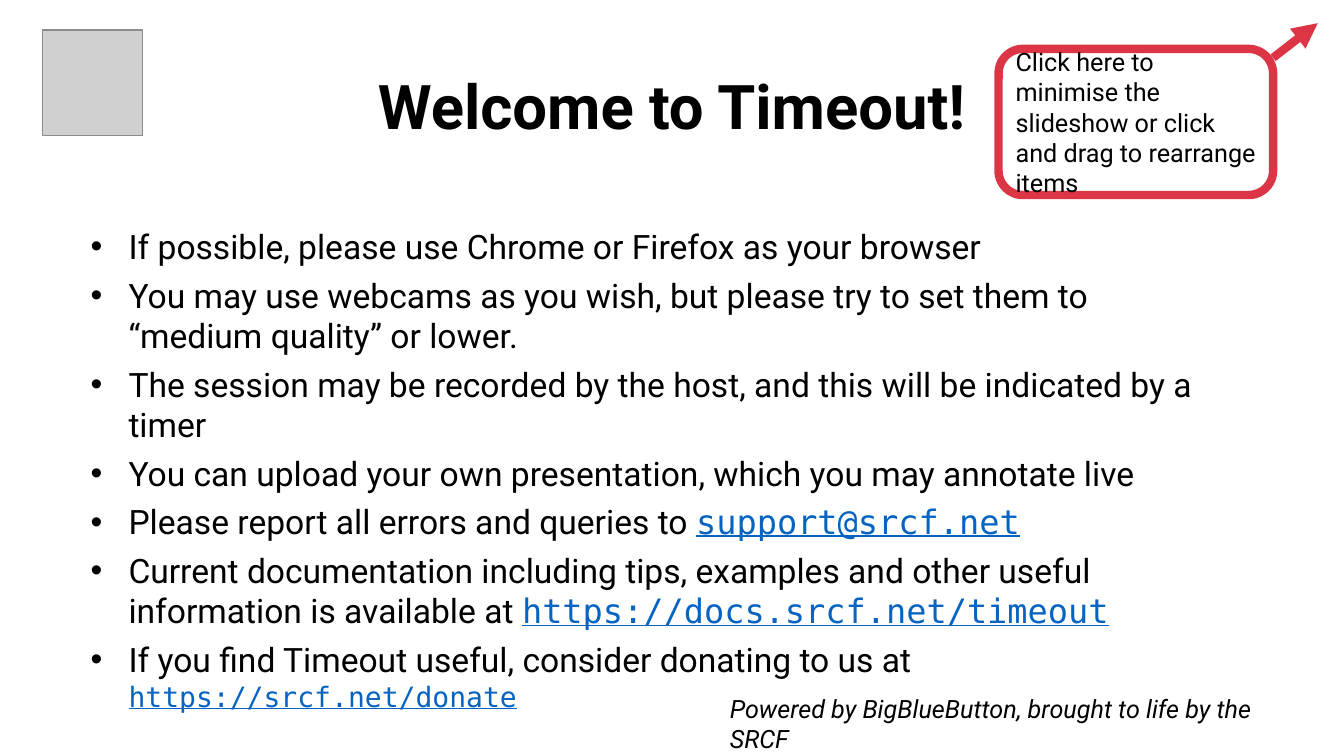
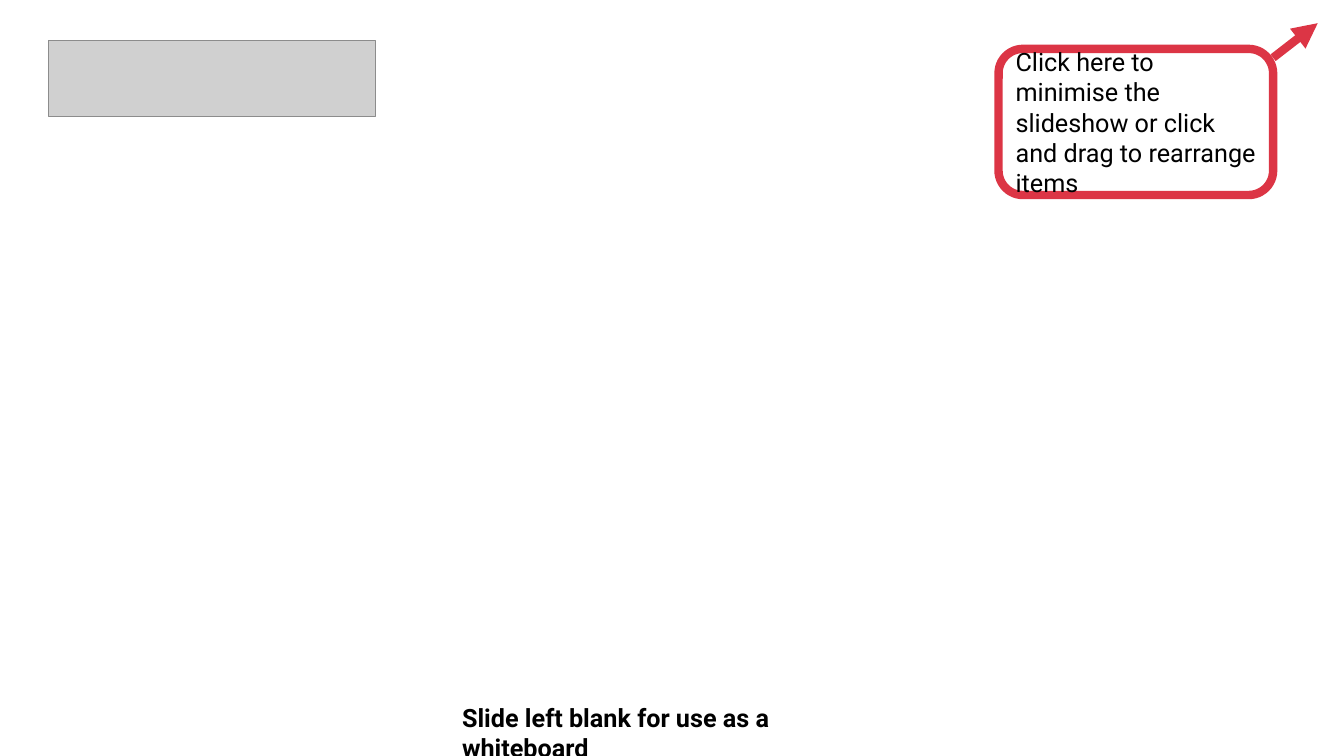
Before and after one commit to SRCF/timeout, a slide deck: slide 1 of default.pptx. Drawn at 1344x756 pixels with LibreOffice and Linux fonts; fonts in the diff are those of the drawing; grey boxes stand for pictures. Boxes give left, top, right and bottom in pixels: in the first picture for what was removed or moved away, otherwise in the second. Text is boxed around its words. In the diff, an @@ line names an element or a change of style, - is before the commit and + after.

```diff
--- a/default.pptx
+++ b/default.pptx
@@ picture removed at [42,30,142,136] @@
@@ picture added at [48,40,375,116] @@
@@ title removed at [378,82,965,130] @@
-Welcome to Timeout!
@@ text removed at [129,233,1191,713] @@
-• If possible, please use Chrome or Firefox as your browser
-• You may use webcams as you wish, but please try to set them to “medium quality” or lower.
-• The session may be recorded by the host, and this will be indicated by a timer
-• You can upload your own presentation, which you may annotate live
-• Please report all errors and queries to support@srcf.net
-• Current documentation including tips, examples and other useful information is available at https://docs.srcf.net/timeout
-• If you find Timeout useful, consider donating to us at https://srcf.net/donate
@@ text added at [462,708,770,728], 18 pt, text #000000, bold @@
+Slide left blank for use as a whiteboard
@@ text removed at [730,698,1251,749] @@
-Powered by BigBlueButton, brought to life by the SRCF
```
Also in this commit, not shown: 2 other files.
